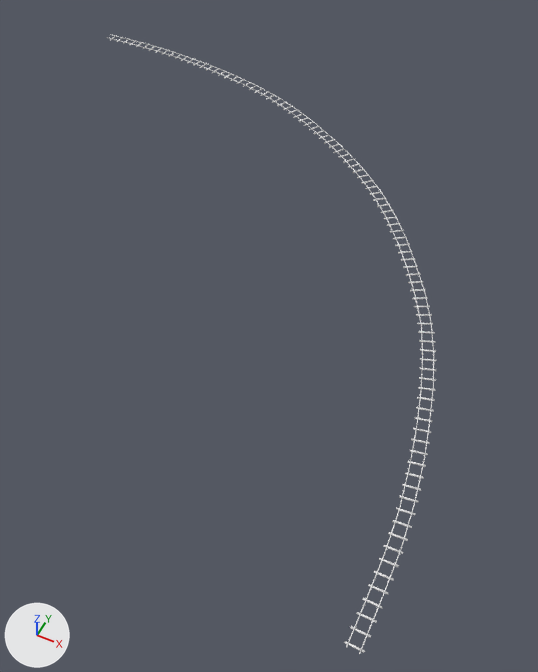
What one commit did to the Blender file models/blender/l90_turn_rails.blend.
One viewpoint serves both versions: a 50 mm lens placed at (0.36, -2.28, 6.41), pointed at (-2.57, 3.58, -0.91). Lighting does not change. The marker at lower left points along +X, +Y and +Z. Materials are left out; every surface is plain grey.
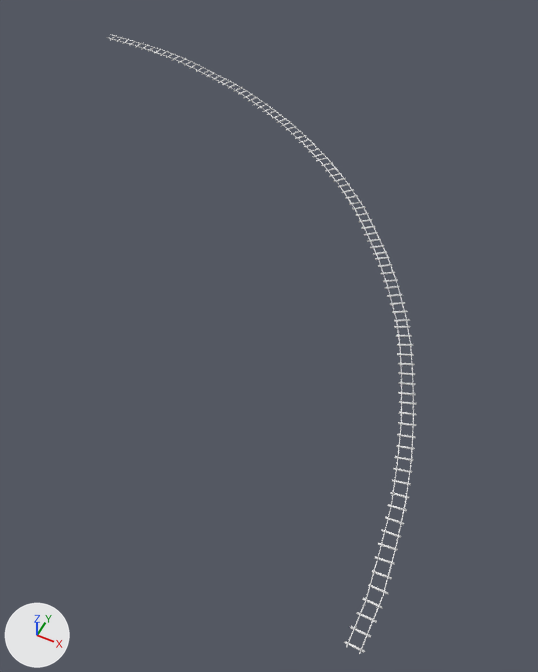
Commit message: Make left turn even.

Where the change shows, as pixel boxes [x1, y1, x2, y2] in the pictures (538 x 672 px; the box of a moved part takes in the faces that stretch with it):
'Cube.000', reshaped (6% narrower)
    before: [106, 34, 436, 654]
    after: [106, 34, 416, 654]
part 1 of me_cube_000, moved or reshaped
    before: [379, 558, 399, 567]
    after: [374, 556, 394, 565]
part 2 of me_cube_000, moved or reshaped
    before: [384, 545, 403, 554]
    after: [378, 542, 398, 551]
part 3 of me_cube_000, moved or reshaped
    before: [388, 532, 408, 541]
    after: [382, 529, 401, 538]
part 4 of me_cube_000, moved or reshaped
    before: [392, 520, 412, 528]
    after: [385, 516, 404, 525]
part 5 of me_cube_000, moved or reshaped
    before: [396, 508, 416, 516]
    after: [388, 504, 407, 512]
part 6 of me_cube_000, moved or reshaped
    before: [399, 496, 419, 503]
    after: [390, 492, 409, 499]
part 7 of me_cube_000, moved or reshaped
    before: [402, 484, 421, 491]
    after: [392, 480, 411, 485]
part 8 of me_cube_000, moved or reshaped
    before: [405, 472, 424, 479]
    after: [393, 468, 412, 473]
part 9 of me_cube_000, moved or reshaped
    before: [407, 461, 426, 467]
    after: [395, 456, 414, 461]
part 10 of me_cube_000, moved or reshaped
    before: [410, 450, 428, 456]
    after: [396, 445, 415, 450]
part 11 of me_cube_000, moved or reshaped
    before: [412, 439, 430, 444]
    after: [397, 434, 415, 439]
part 12 of me_cube_000, moved or reshaped
    before: [413, 428, 431, 433]
    after: [398, 422, 416, 426]
part 13 of me_cube_000, moved or reshaped
    before: [415, 417, 433, 422]
    after: [399, 412, 416, 416]
part 14 of me_cube_000, moved or reshaped
    before: [416, 407, 434, 412]
    after: [399, 401, 416, 405]
part 15 of me_cube_000, moved or reshaped
    before: [417, 397, 435, 401]
    after: [398, 392, 416, 396]
part 16 of me_cube_000, moved or reshaped
    before: [418, 387, 436, 391]
    after: [398, 382, 415, 385]
part 17 of me_cube_000, moved or reshaped
    before: [419, 377, 436, 381]
    after: [398, 372, 415, 375]
part 18 of me_cube_000, moved or reshaped
    before: [420, 368, 436, 371]
    after: [398, 363, 415, 366]
part 19 of me_cube_000, moved or reshaped
    before: [420, 358, 436, 362]
    after: [397, 353, 414, 356]
part 20 of me_cube_000, moved or reshaped
    before: [420, 349, 436, 352]
    after: [397, 344, 413, 346]
part 21 of me_cube_000, moved or reshaped
    before: [419, 340, 435, 343]
    after: [396, 335, 412, 337]
part 22 of me_cube_000, moved or reshaped
    before: [418, 331, 435, 334]
    after: [394, 326, 410, 328]
part 23 of me_cube_000, moved or reshaped
    before: [417, 323, 433, 325]
    after: [394, 319, 410, 322]
part 24 of me_cube_000, moved or reshaped
    before: [416, 314, 432, 316]
    after: [392, 311, 408, 313]

The edits, one by one:
me_cube_000 has 2384 vertices, 2194 faces and spans x -19.2..0.2, y 0.0..19.4, z 0.0.
me_cube_000 is used by ob_cube_000; location (0.0, 0.0, 0.01); scale (0.417, 0.417, 0.417).
me_cube_000 part 1: the loose piece of 16 vertices spanning x -0.2..0.2, y 2.1, z 0.0 is moved by (-0.1, 0.0, 0.0).
me_cube_000 part 2: the loose piece of 16 vertices spanning x -0.2..0.2, y 2.4..2.5, z 0.0 is moved by (-0.1, 0.0, 0.0).
me_cube_000 part 3: the loose piece of 16 vertices spanning x -0.3..0.2, y 2.7..2.8, z 0.0 is moved by (-0.2, 0.0, 0.0).
me_cube_000 part 4: the loose piece of 16 vertices spanning x -0.3..0.2, y 3.0..3.1, z 0.0 is moved by (-0.2, 0.0, 0.0).
me_cube_000 part 5: the loose piece of 16 vertices spanning x -0.3..0.1, y 3.4..3.5, z 0.0 is moved by (-0.2, 0.0, 0.0).
me_cube_000 part 6: the loose piece of 16 vertices spanning x -0.4..0.1, y 3.7..3.8, z 0.0 is moved by (-0.2, 0.0, 0.0).
me_cube_000 part 7: the loose piece of 16 vertices spanning x -0.4..0.0, y 4.0..4.1, z 0.0 is moved by (-0.3, 0.0, 0.0).
me_cube_000 part 8: the loose piece of 16 vertices spanning x -0.5..0.0, y 4.3..4.5, z 0.0 is moved by (-0.3, 0.0, 0.0).
me_cube_000 part 9: the loose piece of 16 vertices spanning x -0.5..-0.1, y 4.7..4.8, z 0.0 is moved by (-0.3, 0.0, 0.0).
me_cube_000 part 10: the loose piece of 16 vertices spanning x -0.6..-0.1, y 5.0..5.1, z 0.0 is moved by (-0.3, 0.0, 0.0).
me_cube_000 part 11: the loose piece of 16 vertices spanning x -0.6..-0.2, y 5.3..5.5, z 0.0 is moved by (-0.4, 0.0, 0.0).
me_cube_000 part 12: the loose piece of 16 vertices spanning x -0.7..-0.3, y 5.6..5.8, z 0.0 is moved by (-0.4, 0.0, 0.0).
me_cube_000 part 13: the loose piece of 16 vertices spanning x -0.8..-0.3, y 6.0..6.1, z 0.0 is moved by (-0.4, 0.0, 0.0).
me_cube_000 part 14: the loose piece of 16 vertices spanning x -0.9..-0.4, y 6.3..6.4, z 0.0 is moved by (-0.5, 0.0, 0.0).
me_cube_000 part 15: the loose piece of 16 vertices spanning x -0.9..-0.5, y 6.6..6.8, z 0.0 is moved by (-0.5, -0.1, 0.0).
me_cube_000 part 16: the loose piece of 16 vertices spanning x -1.0..-0.6, y 6.9..7.1, z 0.0 is moved by (-0.5, -0.1, 0.0).
me_cube_000 part 17: the loose piece of 16 vertices spanning x -1.1..-0.7, y 7.2..7.4, z 0.0 is moved by (-0.5, -0.1, 0.0).
me_cube_000 part 18: the loose piece of 16 vertices spanning x -1.2..-0.8, y 7.6..7.7, z 0.0 is moved by (-0.6, -0.1, 0.0).
me_cube_000 part 19: the loose piece of 16 vertices spanning x -1.3..-0.9, y 7.9..8.1, z 0.0 is moved by (-0.6, -0.1, 0.0).
me_cube_000 part 20: the loose piece of 16 vertices spanning x -1.4..-1.0, y 8.2..8.4, z 0.0 is moved by (-0.6, -0.1, 0.0).
me_cube_000 part 21: the loose piece of 16 vertices spanning x -1.5..-1.1, y 8.5..8.7, z 0.0 is moved by (-0.6, -0.1, 0.0).
me_cube_000 part 22: the loose piece of 16 vertices spanning x -1.7..-1.2, y 8.8..9.0, z 0.0 is moved by (-0.7, -0.1, 0.0).
me_cube_000 part 23: the loose piece of 16 vertices spanning x -1.8..-1.4, y 9.1..9.3, z 0.0 is moved by (-0.6, -0.2, 0.0).
me_cube_000 part 24: the loose piece of 16 vertices spanning x -1.9..-1.5, y 9.4..9.6, z 0.0 is moved by (-0.6, -0.2, 0.0).
me_cube_000 part 25: 1680 of 2384 vertices moved; they spanned x -17.4..0.1, y 2.2..19.4, z 0.0 and now span x -17.4..0.0, y 2.2..19.3, z 0.0; mean shift (-0.7, -0.2, 0.0); largest move (-9.7, 17.3, 0.0) -> (-12.1, 17.7, 0.0).
